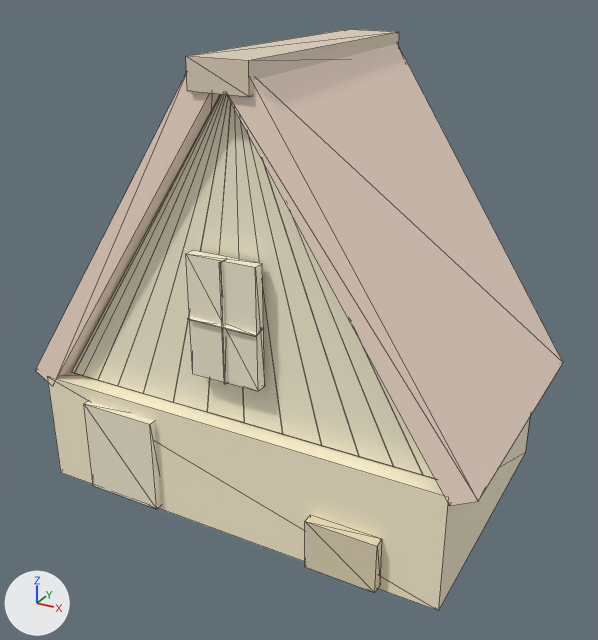
Renders of the glTF model src/resources/models/house.gltf from each side of a commit.
Before and after are seen from a camera (50 mm lens) standing at (1.57, -2.41, 1.03) and looking at (0.0, 0.45, -0.4). Lighting does not change. The marker at lower left points along +X, +Y and +Z. Mesh edges are drawn as thin lines. Vertices at the same position are counted once.

The scene before the commit, as lines of its bpy script (objects in view):
```python
mat_leftrouf = principled_material('leftRouf')
mat_leftrouf.base_color = (1.0, 0.799, 0.672)  # beige #ffe7d6
mat_rightrouf = principled_material('rightRouf')
mat_rightrouf.base_color = (1.0, 0.799, 0.672)  # beige #ffe7d6
mat_rouf = principled_material('rouf')
mat_rouf.base_color = (0.787, 0.672, 0.528)  # beige #e5d6c0
mat_trianglefront = principled_material('triangleFront')
mat_trianglefront.base_color = (1.0, 0.939, 0.708)  # white #fff8db
mat_walls = principled_material('walls')
mat_walls.base_color = (1.0, 0.906, 0.656)  # beige #fff4d4
mat_walls.roughness = 0.4
me_cone = bpy.data.meshes.new('Cone')
me_cone.from_pydata(...)  # 150 vertices, 246 faces; spans x -1.0..1.0, y -65.0..611.0, z -2.0..1.0
me_cone.materials.append(mat_trianglefront)  # white #fff8db
me_cone.materials.append(mat_walls)  # beige #fff4d4
me_cone.materials.append(mat_rightrouf)  # beige #ffe7d6
me_cone.materials.append(mat_leftrouf)  # beige #ffe7d6
me_cone.materials.append(mat_rouf)  # beige #e5d6c0
me_cone.materials.append(mat_triangle_002)  # white #fff8db
me_cone.materials.append(mat_material_006)  # white #f6eed6
me_cone.materials.append(mat_house_001)  # beige #e5d8b8
me_cone.materials.append(mat_material_007)  # white #f6eed6
me_cone.materials.append(mat_material_005)  # white #f6eed6
ob_cone = bpy.data.objects.new('Cone', me_cone)
ob_cone.location = (0.0, 0.0, 0.0)
ob_cone.scale = (0.912, 0.00189, 0.679)
```
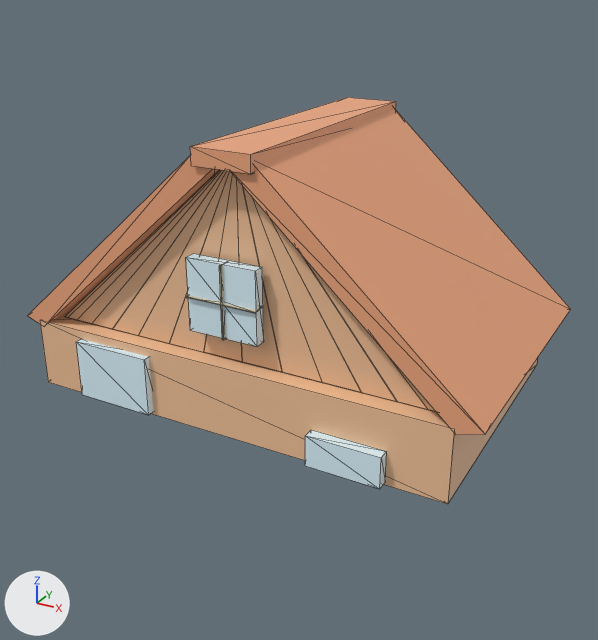
Changed parts and their boxes (x1, y1, x2, y2) in the pictures (598 x 640 px):
```json
{"object": "Cone", "change": "recoloured, moved, rescaled", "before": [35, 29, 563, 611], "after": [27, 97, 570, 504], "on screen": "30% shorter"}
{"part": 1, "of": "me_cone", "change": "recoloured", "before": [186, 257, 264, 346], "after": [186, 257, 264, 346]}
{"part": 2, "of": "me_cone", "change": "recoloured", "before": [305, 515, 382, 593], "after": [305, 430, 387, 489]}
{"part": 3, "of": "me_cone", "change": "recoloured", "before": [188, 261, 263, 384], "after": [186, 265, 262, 340]}
{"part": 4, "of": "me_cone", "change": "recoloured", "before": [84, 401, 161, 509], "after": [76, 339, 153, 415]}
```

Edits to the scene script, one JSON object a line:
```json
{"op": "set", "path": "mat_trianglefront.base_color", "old": "(1.0, 0.939, 0.708)", "new": "(0.888, 0.539, 0.319)", "note": "white #fff8db -> beige #f2c299"}
{"op": "set", "path": "mat_walls.base_color", "old": "(1.0, 0.906, 0.656)", "new": "(0.888, 0.539, 0.319)", "note": "beige #fff4d4 -> beige #f2c299"}
{"op": "set", "path": "mat_rightrouf.base_color", "old": "(1.0, 0.799, 0.672)", "new": "(0.863, 0.392, 0.212)", "note": "beige #ffe7d6 -> beige #efa87f"}
{"op": "set", "path": "mat_leftrouf.base_color", "old": "(1.0, 0.799, 0.672)", "new": "(0.863, 0.392, 0.212)", "note": "beige #ffe7d6 -> beige #efa87f"}
{"op": "set", "path": "mat_rouf.base_color", "old": "(0.787, 0.672, 0.528)", "new": "(0.863, 0.392, 0.212)", "note": "beige #e5d6c0 -> beige #efa87f"}
{"op": "add", "block": "mat_windowinwall", "code": ["mat_windowinwall = principled_material('windowInWall')", "mat_windowinwall.base_color = (0.723, 0.913, 1.0)  # white #ddf5ff"]}
{"op": "add", "block": "mat_dour", "code": ["mat_dour = principled_material('dour')", "mat_dour.base_color = (0.723, 0.913, 1.0)  # white #ddf5ff"]}
{"op": "add", "block": "mat_inwindow", "code": ["mat_inwindow = principled_material('inWindow')", "mat_inwindow.base_color = (0.565, 0.495, 0.347)  # beige #c6bb9f"]}
{"op": "add", "block": "mat_windowintriangle", "code": ["mat_windowintriangle = principled_material('windowInTriangle')", "mat_windowintriangle.base_color = (0.723, 0.913, 1.0)  # white #ddf5ff"]}
{"block": "me_cone", "where": "me_cone.from_pydata(...)  # 150 vertices, 246 faces; spans x -1.0..1.0, y -65.0..611.0, z -2.0..1.0"}
{"block": "me_cone", "where": "# used by ob_cone; location = (0.0, 0.0, 0.0); scale = (0.912, 0.00189, 0.679)"}
{"block": "me_cone", "change": "me_cone part 1: all 12 faces that had it switch from mat_material_006 (white #f6eed6) to mat_windowintriangle (white #ddf5ff)"}
{"block": "me_cone", "change": "me_cone part 2: all 12 faces that had it switch from mat_house_001 (beige #e5d8b8) to mat_dour (white #ddf5ff)"}
{"block": "me_cone", "change": "me_cone part 3: all 36 faces that had it switch from mat_material_007 (white #f6eed6) to mat_inwindow (beige #c6bb9f)"}
{"block": "me_cone", "change": "me_cone part 4: all 12 faces that had it switch from mat_material_005 (white #f6eed6) to mat_windowinwall (white #ddf5ff)"}
{"op": "set", "path": "ob_cone.location", "old": "(0.0, 0.0, 0.0)", "new": "(0.0, -0.001, -0.004)"}
{"op": "set", "path": "ob_cone.scale", "old": "(0.912, 0.00189, 0.679)", "new": "(0.912, 0.00189, 0.404)"}
```
